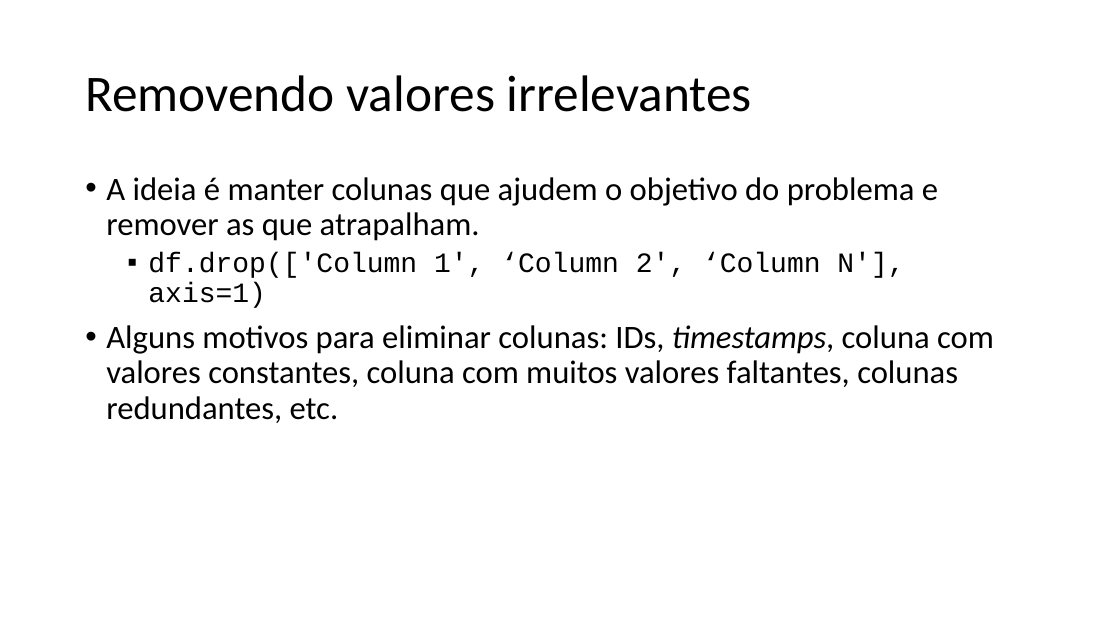
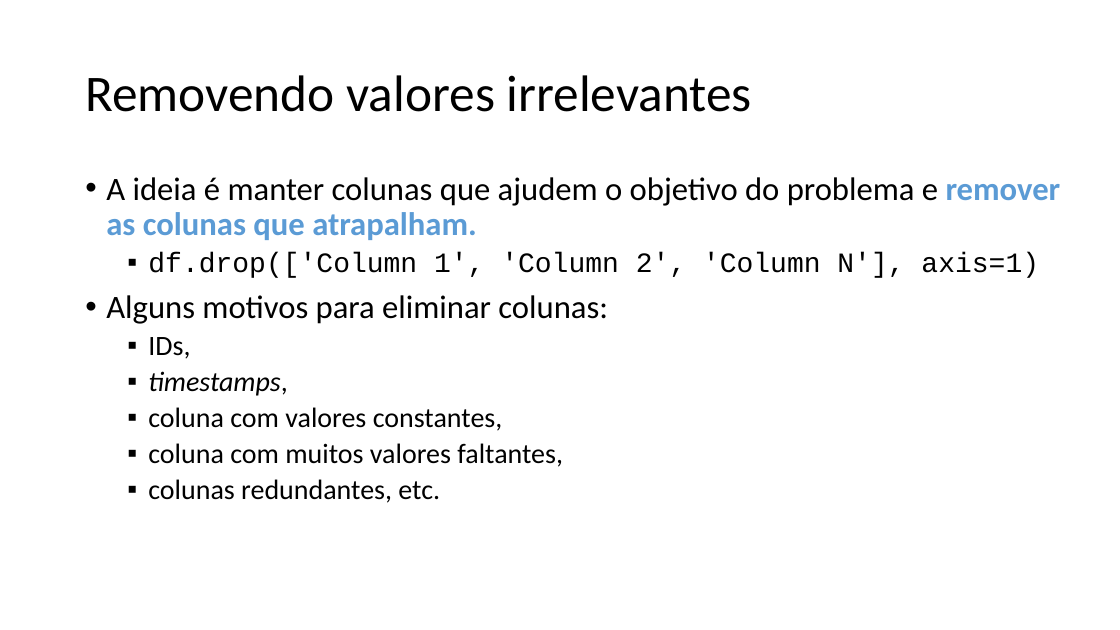
Before and after one commit to zz4fap/c24_inteligencia_artificial, a slide deck: slide 14 of slides/C24_EDA.pptx (slide 11 before the commit). Drawn at 1120x630 pixels with LibreOffice and Linux fonts; fonts in the diff are those of the drawing. Boxes give left, top, right and bottom in pixels: in the first picture for what was removed or moved away, otherwise in the second. Text is boxed around its words. In the diff, an @@ line names an element or a change of style, - is before the commit and + after.

```diff
--- a/slides/C24_EDA.pptx
+++ b/slides/C24_EDA.pptx
@@ text at (106, 177, 1061, 503): text changed; size 28 to 24 pt @@
-• A ideia é manter colunas que ajudem o objetivo do problema e remover as que atrapalham.
-  ▪ df.drop(['Column 1', ‘Column 2', ‘Column N'], axis=1)
-• Alguns motivos para eliminar colunas: IDs, timestamps, coluna com valores constantes, coluna com muitos valores faltantes, colunas redundantes, etc.
+• A ideia é manter colunas que ajudem o objetivo do problema e remover as colunas que atrapalham.
+  ▪ df.drop(['Column 1', 'Column 2', 'Column N'], axis=1)
+• Alguns motivos para eliminar colunas:
+  ▪ IDs,
+  ▪ timestamps,
+  ▪ coluna com valores constantes,
+  ▪ coluna com muitos valores faltantes,
+  ▪ colunas redundantes, etc.
```
Also in this commit, not shown: 25 other slides changed, 7 slides added, 1 slide removed.
